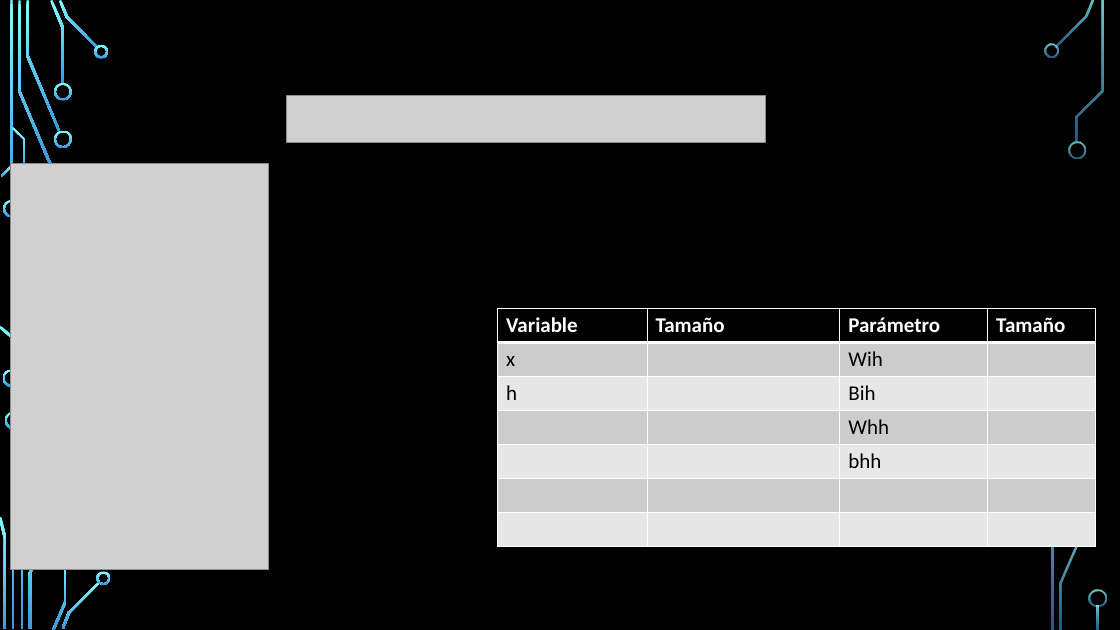
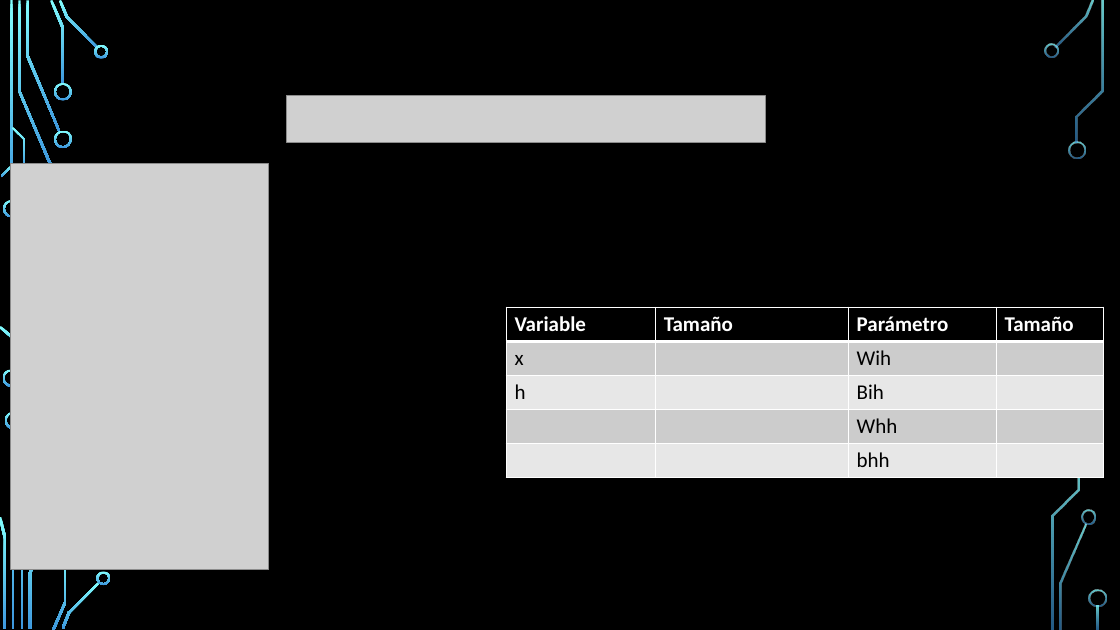
Before and after one commit to FIUBA-Posgrado-Inteligencia-Artificial/aprendizaje_profundo, a slide deck: slide 11 of clase_6/teoria/RNN.E2.pptx. Drawn at 1120x630 pixels with LibreOffice and Linux fonts; fonts in the diff are those of the drawing; grey boxes stand for pictures; background and template pictures are left out. Boxes give left, top, right and bottom in pixels: in the first picture for what was removed or moved away, otherwise in the second. Text is boxed around its words. In the diff, an @@ line names an element or a change of style, - is before the commit and + after.

```diff
--- a/clase_6/teoria/RNN.E2.pptx
+++ b/clase_6/teoria/RNN.E2.pptx
@@ table at (507,308,1105,478) @@
-row 6:  |  |  | 
-row 7:  |  |  | 
@@ table: place and size @@
-table at (498,308,1096,547)
+table at (507,308,1105,478)
```
Also in this commit, not shown: 11 other slides changed, 16 other files.
